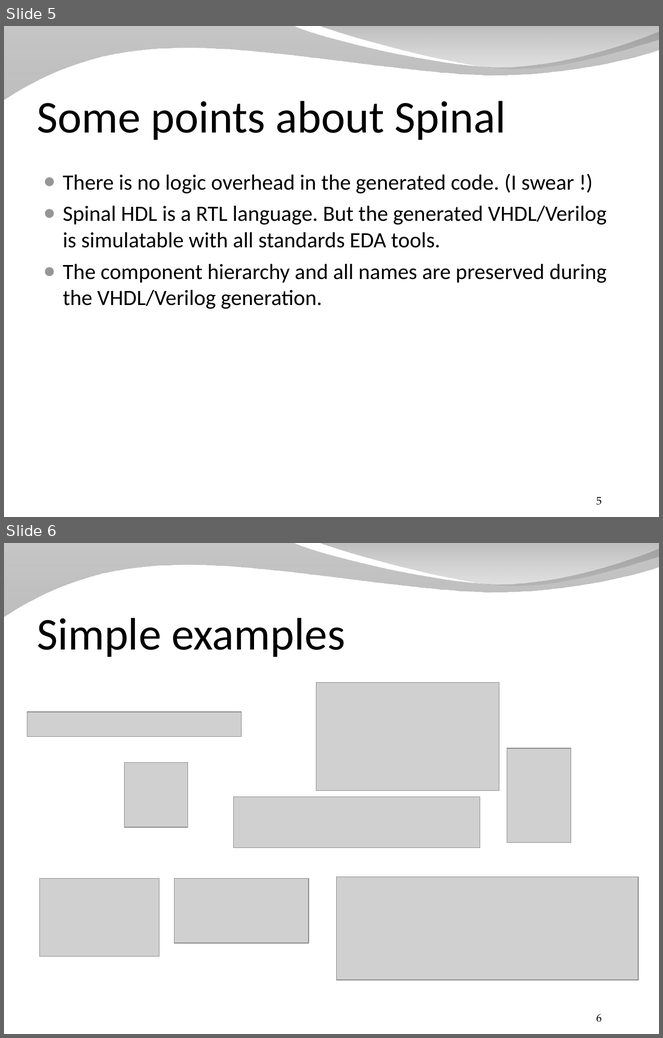
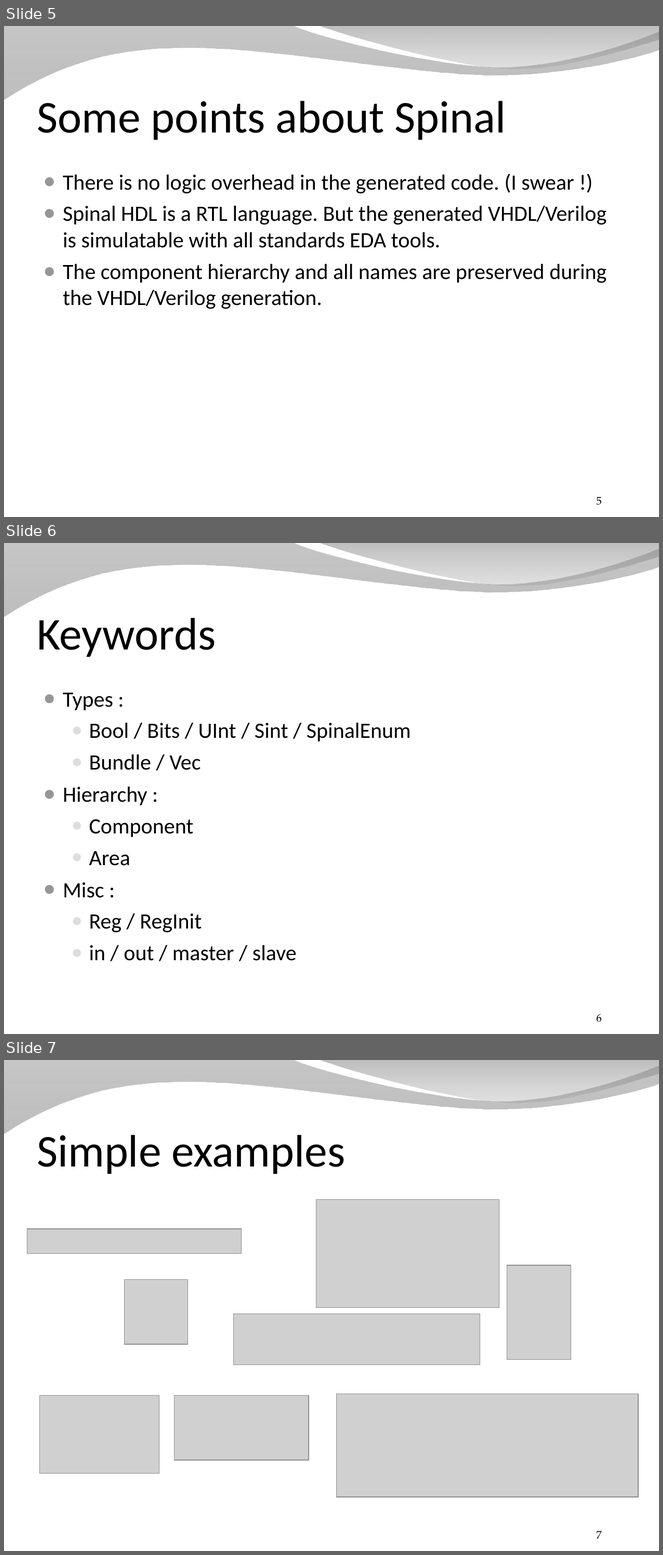
Before and after one commit to SpinalHDL/SpinalDoc, a slide deck: presentation/en/presentation.odp. Shown one above the other, each under a label of ours: slides 5 and 6 before the commit, slides 5, 6 and 7 after it. The pictures are 663x1038 and 663x1555 pixels, drawn with LibreOffice and Linux fonts; fonts in the diff are those of the drawing; grey boxes stand for pictures; background and template pictures are left out. Boxes give left, top, right and bottom in pixels: in the first picture for what was removed or moved away, otherwise in the second. Text is boxed around its words. In the diff, an @@ line names an element or a change of style, - is before the commit and + after.

```diff
--- a/presentation/en/presentation.odp
+++ b/presentation/en/presentation.odp
@@ slide 6 added at (4, 543, 659, 1034), background picture (left out); not listed: 2 template elements that a slide beside it also shows @@
@@ title added at (37, 618, 216, 657), 50 pt, text #000000 @@
+Keywords
@@ text added at (63, 693, 411, 961), 24 pt, text #000000 @@
+● Types :
+  ● Bool / Bits / UInt / Sint / SpinalEnum
+  ● Bundle / Vec
+● Hierarchy :
+  ● Component
+  ● Area
+● Misc :
+  ● Reg / RegInit
+  ● in / out / master / slave
@@ page number added at (596, 1014, 601, 1022), 12 pt, text #000000 @@
+6
@@ what was slide 6 is now slide 7 @@
@@ page number at (596, 1531, 601, 1539): text changed @@
-6
+7
```
Also in this commit, not shown: 2 slides changed, 5 other files.
